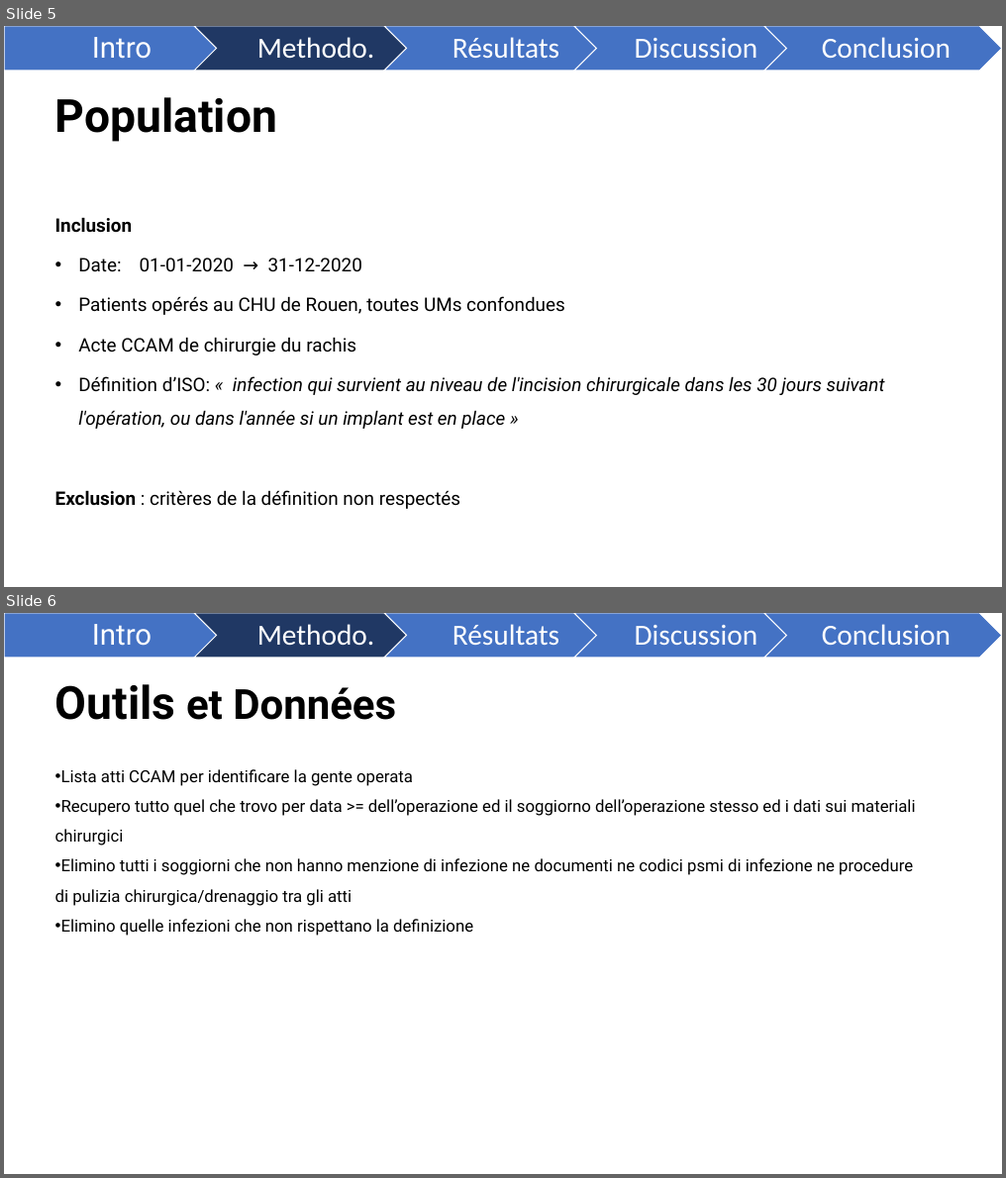
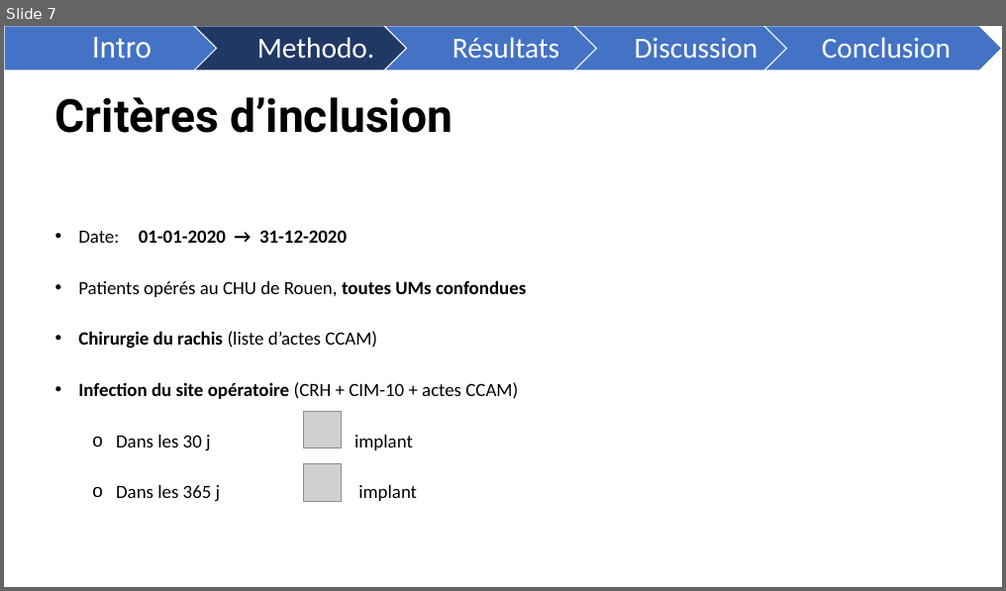
Before and after one commit to FrancescoMonti-source/theses_internes, a slide deck: memoire/reports/DÉTECTION SEMI-AUTOMATISÉE DES INFECTIONS POST-OPÉRATOIRES.pptx. Shown one above the other, each under a label of ours: slides 5 and 6 before the commit, slide 7 after it. The pictures are 1006x1178 and 1006x591 pixels, drawn with LibreOffice and Linux fonts; fonts in the diff are those of the drawing; grey boxes stand for pictures. Boxes give left, top, right and bottom in pixels: in the first picture for what was removed or moved away, otherwise in the second. Text is boxed around its words. In the diff, an @@ line names an element or a change of style, - is before the commit and + after.

```diff
--- a/memoire/reports/DÉTECTION SEMI-AUTOMATISÉE DES INFECTIONS POST-OPÉRATOIRES.pptx
+++ b/memoire/reports/DÉTECTION SEMI-AUTOMATISÉE DES INFECTIONS POST-OPÉRATOIRES.pptx
@@ slide 6 removed at [4, 613, 1002, 1174], background #FFFFFF @@
@@ group removed at [4, 613, 1002, 658]: 5 texts, 4 chevrons, 1 pentagon arrow @@
-Intro
-Methodo.
-Résultats
-Discussion
-Conclusion
@@ title removed at [55, 684, 396, 720] @@
-Outils et Données
@@ text removed at [55, 769, 916, 936] @@
-• Lista atti CCAM per identificare la gente operata
-• Recupero tutto quel che trovo per data >= dell’operazione ed il soggiorno dell’operazione stesso ed i dati sui materiali chirurgici
-• Elimino tutti i soggiorni che non hanno menzione di infezione ne documenti ne codici psmi di infezione ne procedure di pulizia chirurgica/drenaggio tra gli atti
-• Elimino quelle infezioni che non rispettano la definizione
@@ what was slide 5 is now slide 7 @@
@@ slide 7 changed as well @@
@@ title at [55, 97, 452, 133]: text changed @@
-Population
+Critères d’inclusion
@@ text at [55, 217, 133, 233]: paragraph removed @@
-Inclusion
@@ text at [78, 230, 526, 297]: font Roboto to Calibri in "Date: 01-01-2020 → 31-12-2020", "Patients opérés au CHU de Rouen, toutes ..."; bold on in "01-01-2020 → 31-12-2020", "toutes UMs confondues"; line spacing 1.5 to 2 @@
@@ text at [78, 331, 518, 501]: text changed; font Roboto to Calibri; italic off @@
-• Acte CCAM de chirurgie du rachis
-• Définition d’ISO: « infection qui survient au niveau de l'incision chirurgicale dans les 30 jours suivant l'opération, ou dans l'année si un implant est en place »
-Exclusion : critères de la définition non respectés
+• Chirurgie du rachis (liste d’actes CCAM)
+• Infection du site opératoire (CRH + CIM-10 + actes CCAM)
+  o Dans les 30 j implant
+  o Dans les 365 j implant
@@ picture added at [303, 411, 341, 449] @@
@@ picture added at [303, 464, 341, 501] @@
```
Also in this commit, not shown: 8 other slides changed, 2 slides added.
